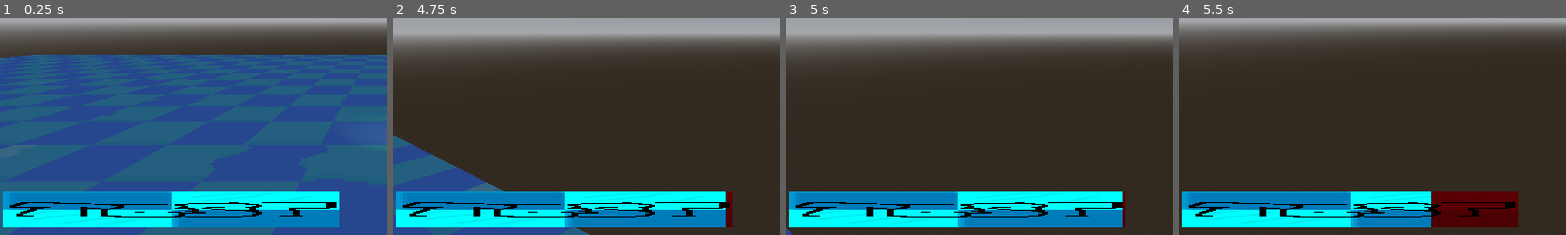
Above: before the commit, frames 1-4 (left to right).
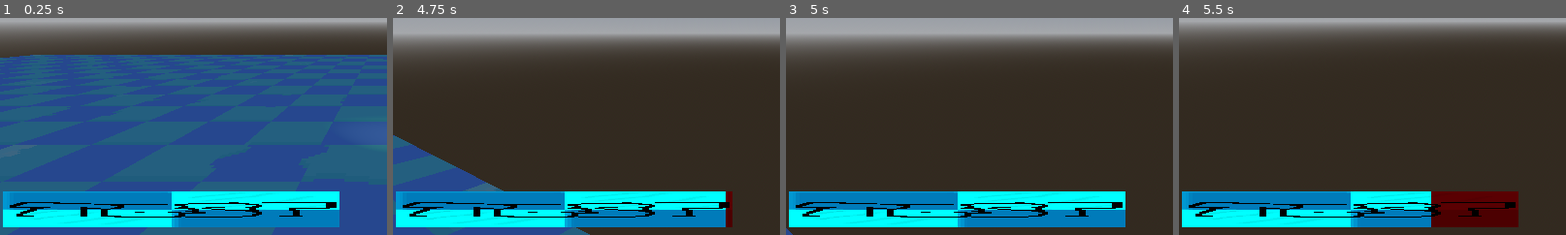
Above: after the commit, the same moments.

Repository: JustSomeTac0/Chipper-Chips-Captive-Casino-Main
Game: Godot game, scene res://Scenes/Testing Scene.tscn
The game is run twice, just before and just after one commit, with the same random seed, the same clock (stepped at 60 frames per second) and the same inputs.
Inputs (mouse positions are % of the whole screen's width and height, from its top left):
- Up to frame 1 (0.25 s): no input
- Up to frame 2 (4.75 s): tap Enter (ui_accept) at 0.5, 0.77, 1.52, 3.02, 3.77, 4.52 s; move the mouse to (55, 50) at 0.52 s; hold C (crouch) 0.53-1.28 s; hold W (moveForward) from 0.53 s (still down); click (55, 50) at 0.67 s; move the mouse to (45, 50) at 1.27 s; tap F at 1.35, 4.35 s; move the mouse to (52, 48) at 2.02 s; hold Shift 2.03-2.78 s; move the mouse to (49, 52) at 2.77 s; tap E at 2.85 s; click (49, 52) at 2.92 s; move the mouse to (57, 51) at 3.52 s; hold C (crouch) 3.53-4.28 s; move the mouse to (42, 49) at 4.27 s
- Up to frame 3 (5 s): keep holding W (moveForward)
- Up to frame 4 (5.5 s): keep holding W (moveForward); move the mouse to (51, 50) at 5.02 s; hold Shift from 5.03 s (still down); click (51, 50) at 5.17 s
The pictures show only the part of the screen within x 0-50%, y 49-99%; the shares and areas given below are measured in that part.

Frames 1-2 are identical in both runs. In frame 3, 0.1% of the frame differs, in the area x 86-88%, y 79-97%; in frame 4, nothing differs.

Commit message:
Update Stamania Bar.gd

Diff:
--- a/Scripts/Stamania Bar.gd
+++ b/Scripts/Stamania Bar.gd
@@ -9,5 +9,6 @@
 
 
 func update():
-	if not player.stamina >= 100:#make sure no extra stamina
-		self.value = player.stamina
+
+
+	self.value = player.stamina
